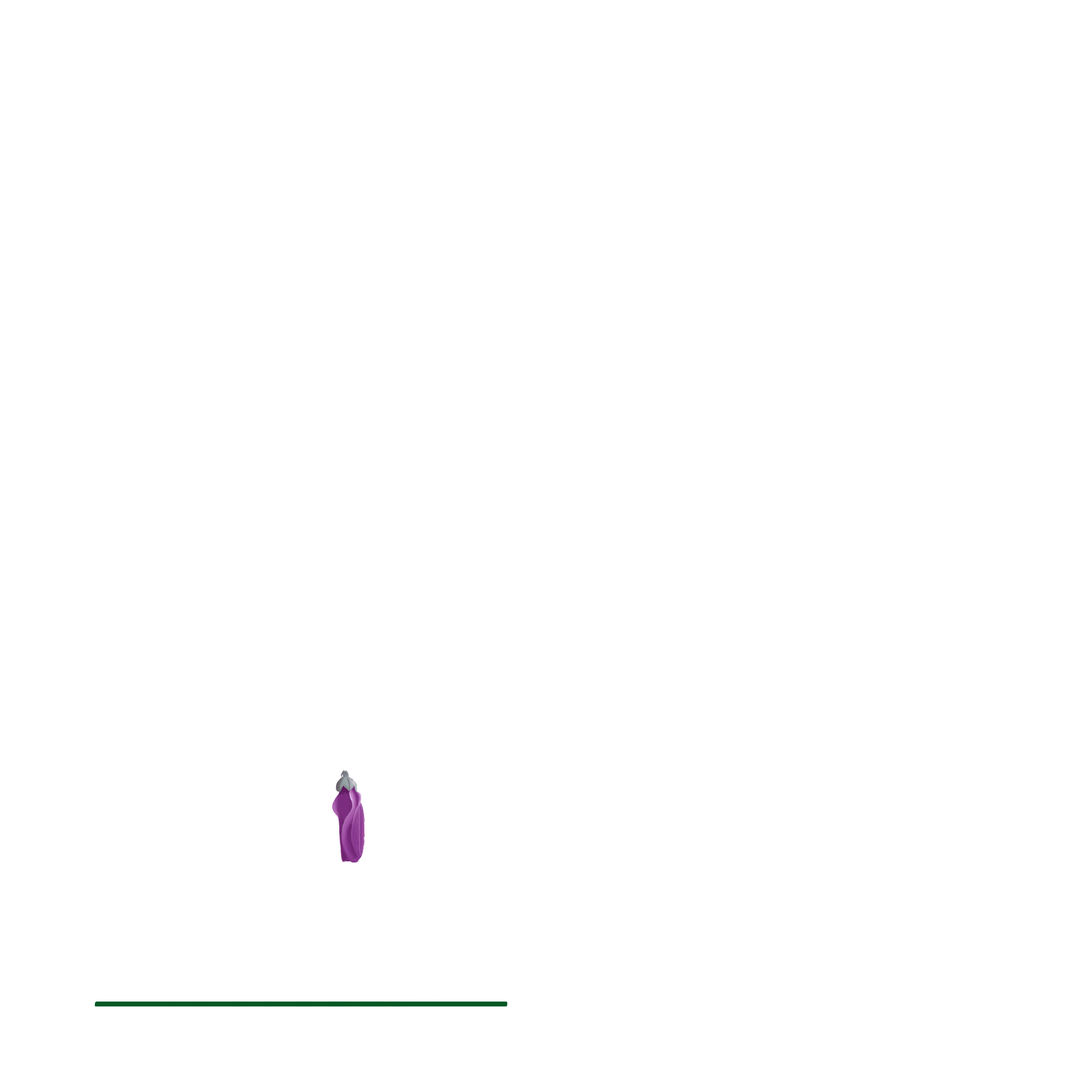
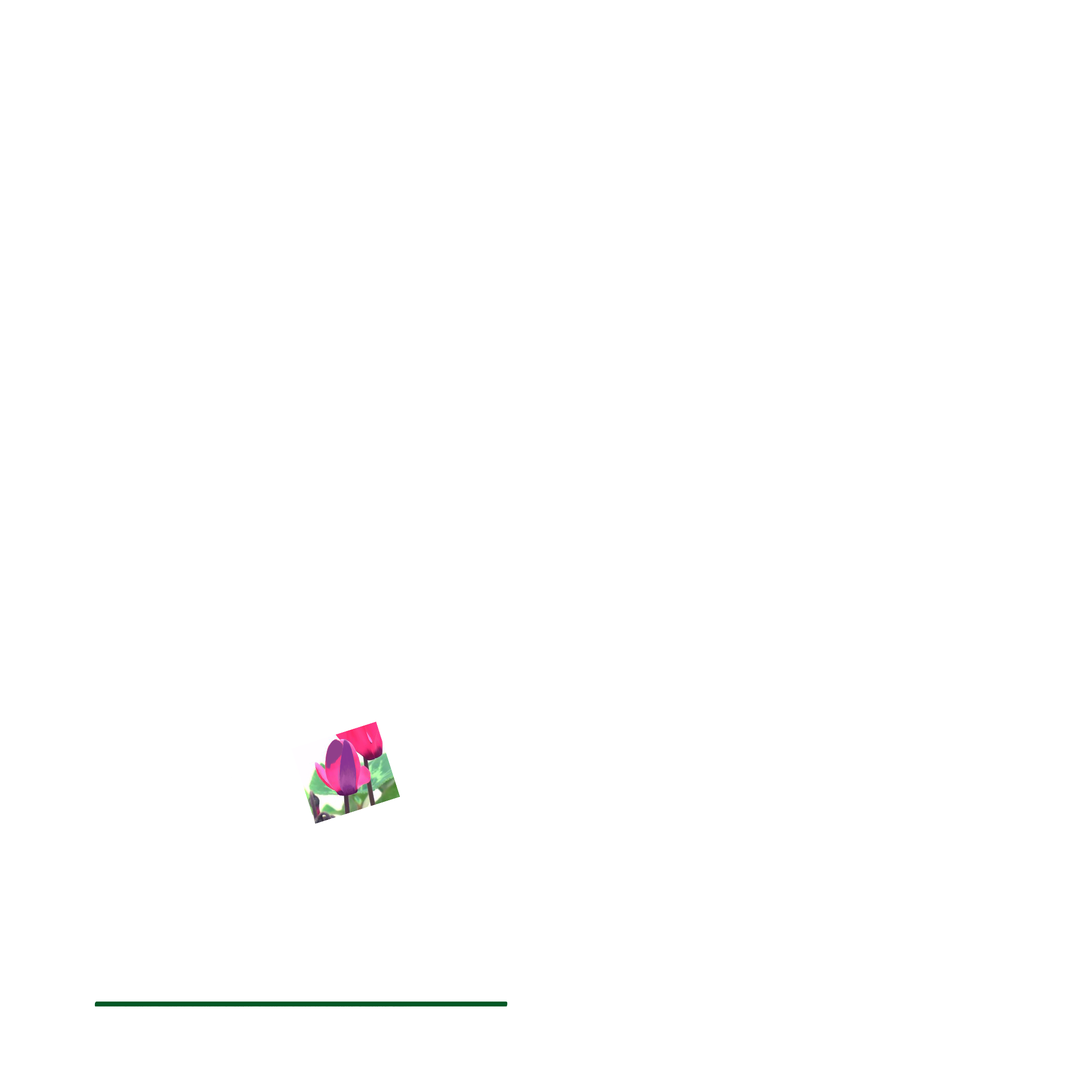
The second 1091px x 1091px image is a revision of the first. Changes to its layers:
added group "Group 21" with 5 layers in group "Group 12" over [325, 738, 359, 797]
added layer "Layer 107" in group "Group 21" over [339, 738, 357, 796]
added layer "Layer 109" in group "Group 21" over [350, 774, 357, 793]
added layer "Layer 108" in group "Group 21" over [325, 739, 351, 796]
added layer "Layer 106" in group "Group 21" over [336, 789, 359, 797]
hid group "Group 20" (7 layers) over [306, 769, 447, 850]
painted on "Layer 90" over [335, 780, 401, 807]
hid group "Group 17" (6 layers) over [331, 769, 452, 864]
painted on "Layer 77" over [350, 790, 362, 861]
painted on "Layer 78" over [357, 796, 366, 860]
painted on "Layer 72" over [341, 776, 384, 864]
painted on "Layer 75" over [331, 778, 452, 863]
painted on "Layer 80" over [343, 847, 354, 863]
added layer "Capture" (1st of 2, in "Group 12") in group "Group 12" over [303, 722, 401, 825]
